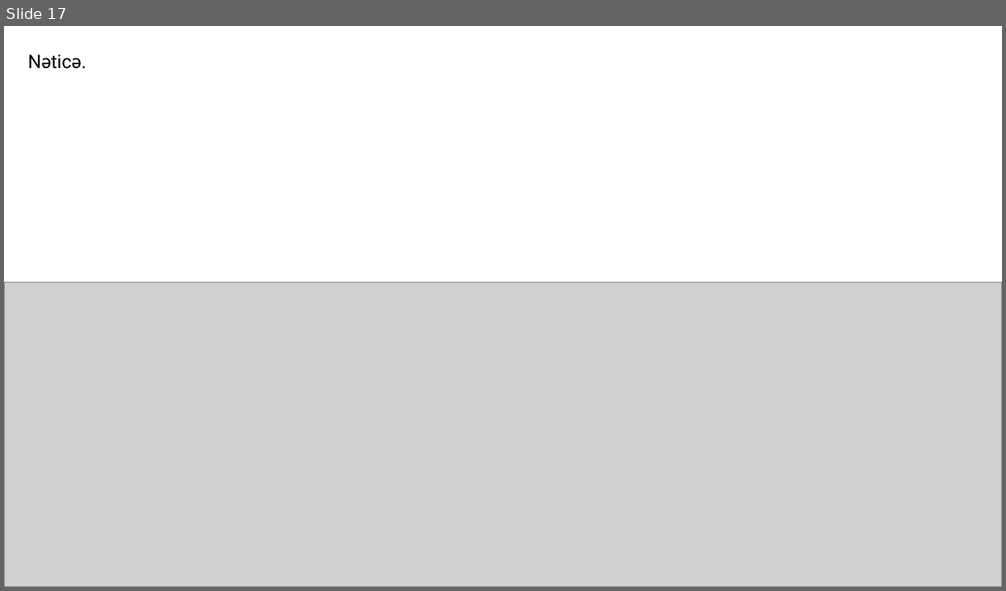
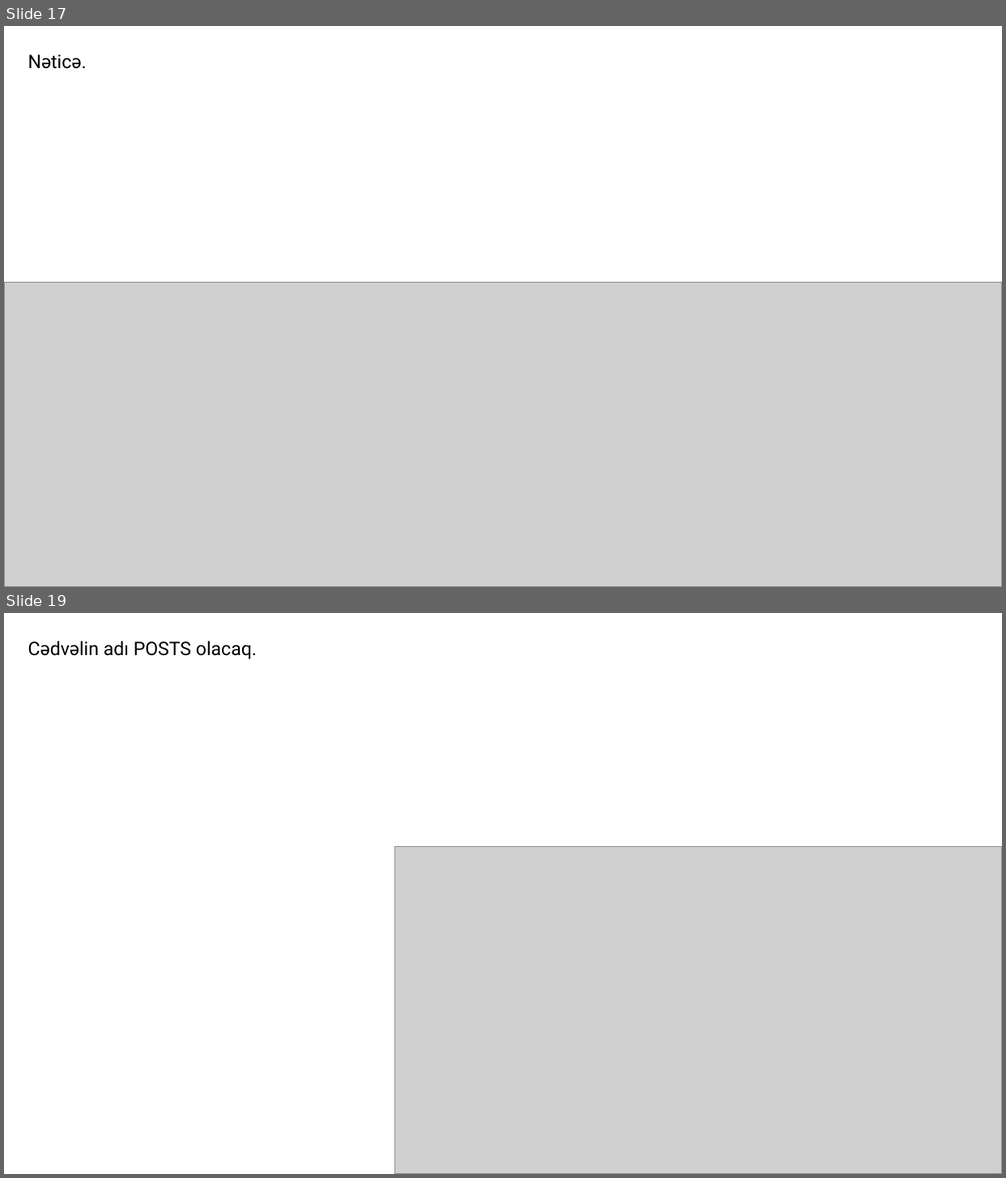
Before and after one commit to codeurient/REST-API, a slide deck: .lessons/5 RestFullApi 2/1.pptx. Shown one above the other, each under a label of ours: slide 17 before the commit, slides 17 and 19 after it; the slides between them are not shown. The pictures are 1006x591 and 1006x1178 pixels, drawn with LibreOffice and Linux fonts; fonts in the diff are those of the drawing; grey boxes stand for pictures. Boxes give left, top, right and bottom in pixels: in the first picture for what was removed or moved away, otherwise in the second. Text is boxed around its words. In the diff, an @@ line names an element or a change of style, - is before the commit and + after.

```diff
--- a/.lessons/5 RestFullApi 2/1.pptx
+++ b/.lessons/5 RestFullApi 2/1.pptx
@@ slide 19 added at box(4, 613, 1002, 1174), background #FFFFFF @@
@@ text added at box(28, 641, 257, 659), 18 pt, text #000000 @@
+Cədvəlin adı POSTS olacaq.
@@ picture added at box(394, 846, 1002, 1174) @@
```
Also in this commit, not shown: 1 slide changed, 5 other slides added, 6 slides removed, 3 other files.
